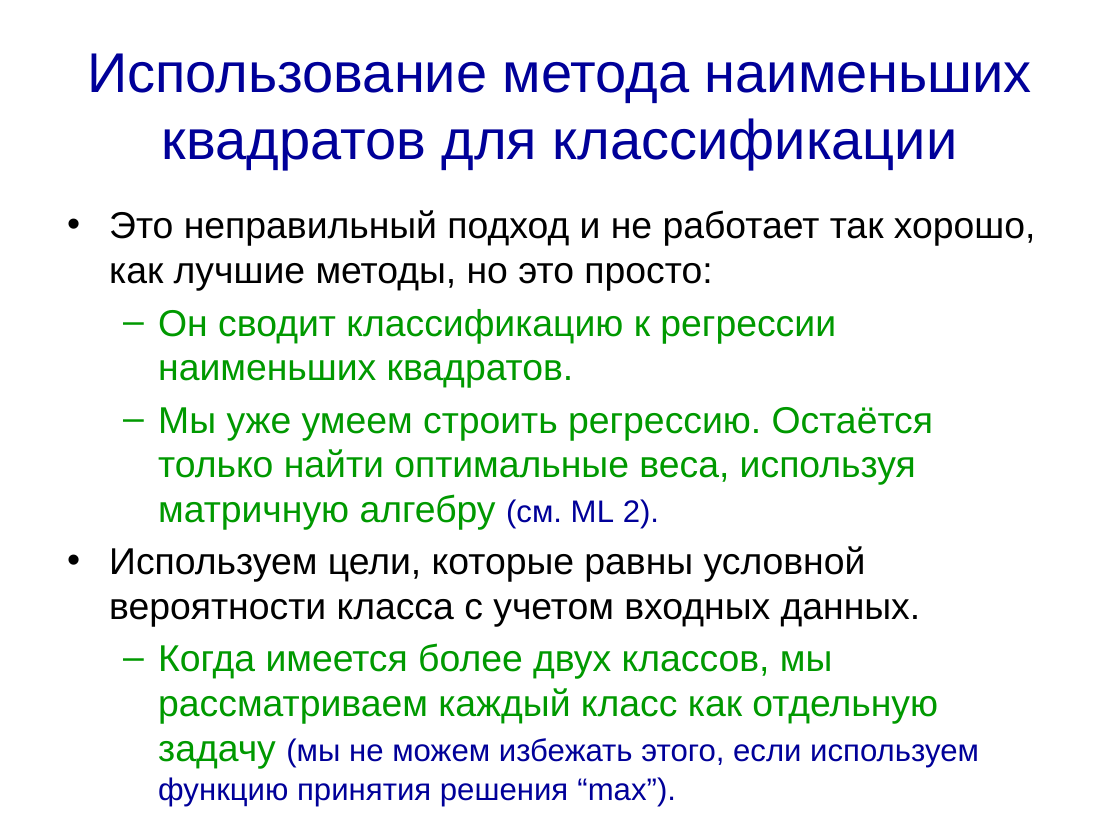
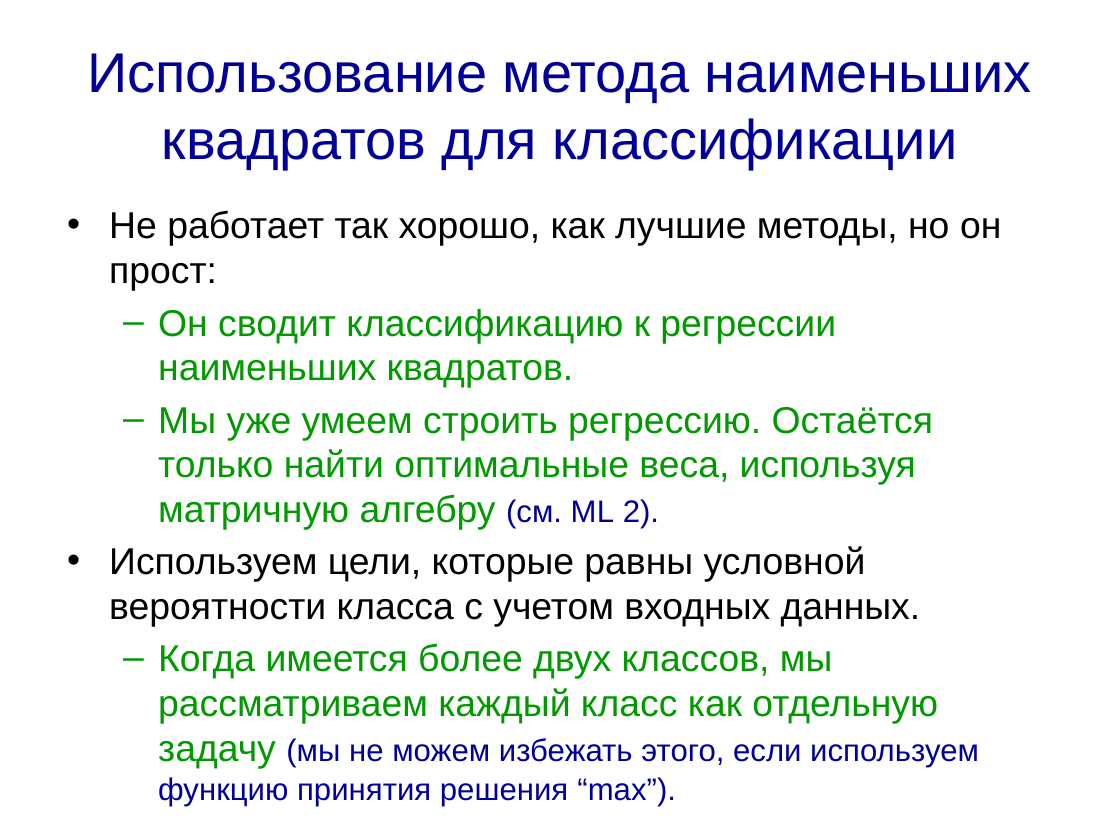
Before and after one commit to sudakov/ai-lab, a slide deck: slide 10 of ML3.pptx. Drawn at 1120x840 pixels with LibreOffice and Linux fonts; fonts in the diff are those of the drawing. Boxes give left, top, right and bottom in pixels: in the first picture for what was removed or moved away, otherwise in the second. Text is boxed around its words. In the diff, an @@ line names an element or a change of style, - is before the commit and + after.

```diff
--- a/ML3.pptx
+++ b/ML3.pptx
@@ text at bbox=[109, 210, 1001, 291]: text changed @@
-• Это неправильный подход и не работает так хорошо, как лучшие методы, но это просто:
+• Не работает так хорошо, как лучшие методы, но он прост:
```
Also in this commit, not shown: 12 other slides changed, 4 slides added, 1 other file.
